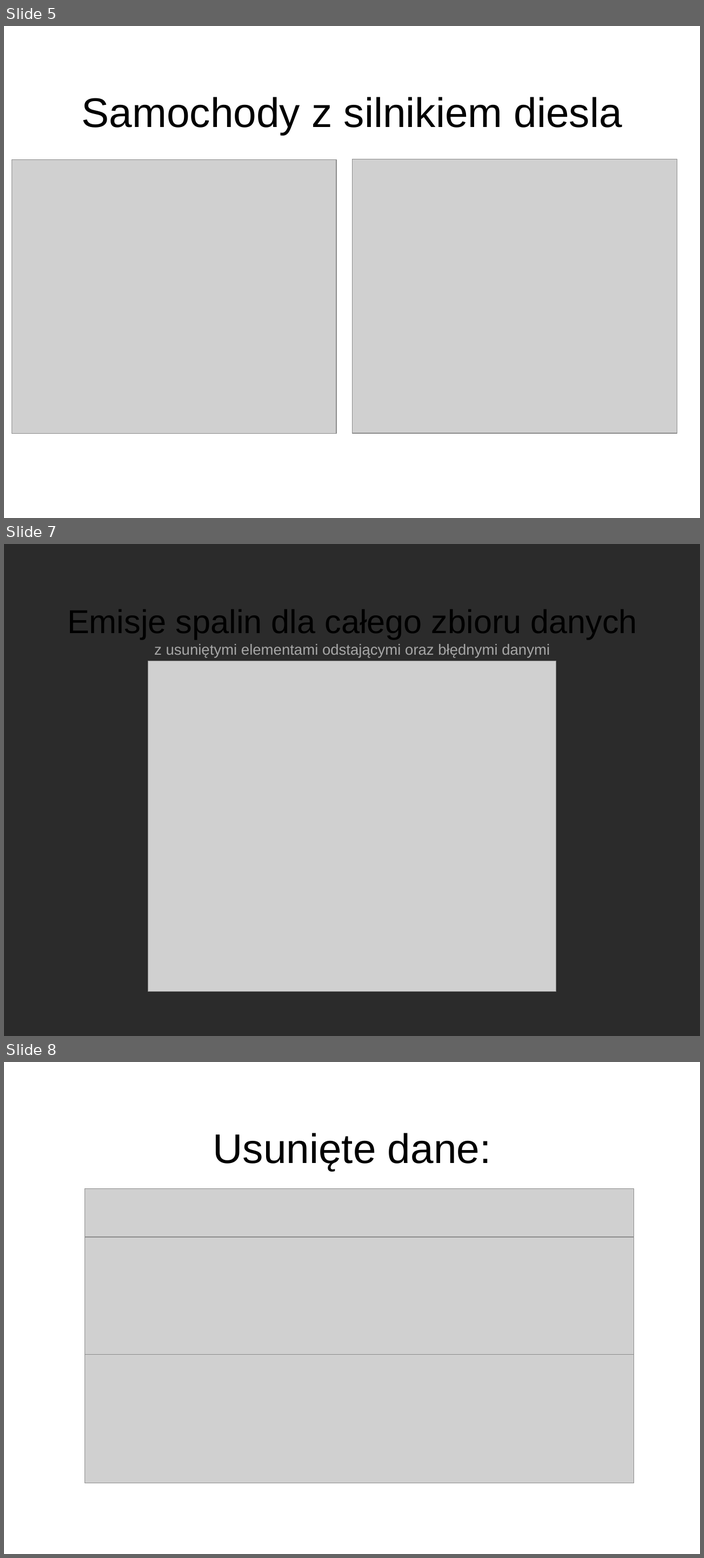
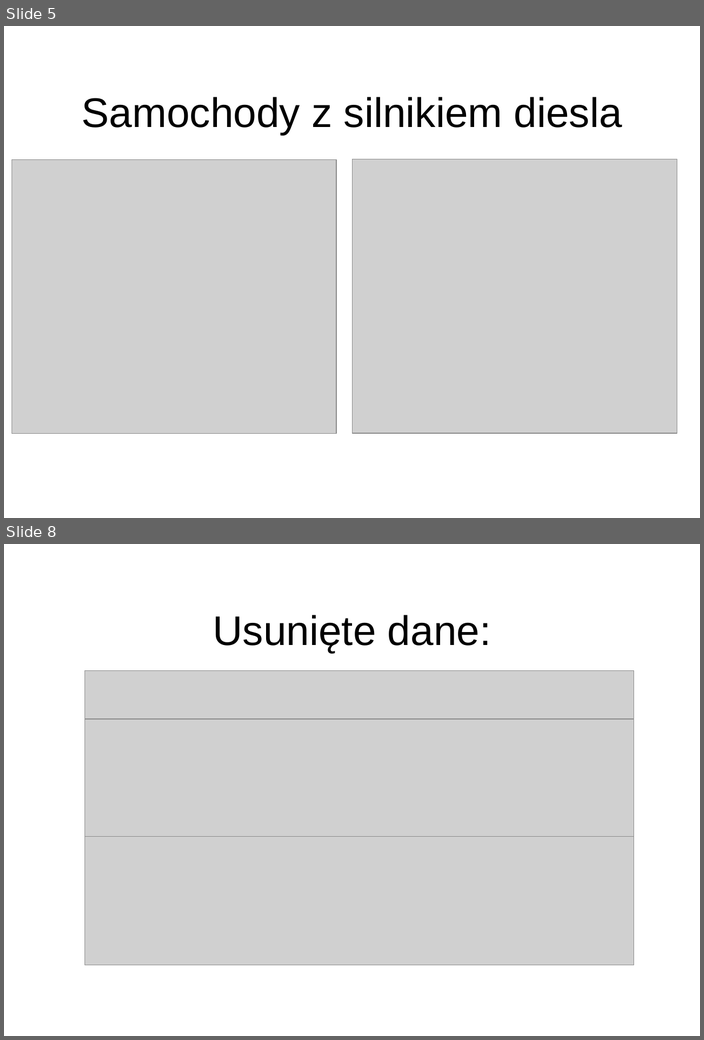
Before and after one commit to michalloska/DataExploration_Project, a slide deck: prezentacja.ppt. Shown one above the other, each under a label of ours: slides 5, 7 and 8 before the commit, slides 5 and 8 after it; the slides between them are not shown. The pictures are 704x1558 and 704x1040 pixels, drawn with LibreOffice and Linux fonts; fonts in the diff are those of the drawing; grey boxes stand for pictures; background and template pictures are left out; a plain dark background stands for a picture behind light text. Boxes give left, top, right and bottom in pixels: in the first picture for what was removed or moved away, otherwise in the second. Text is boxed around its words. In the diff, an @@ line names an element or a change of style, - is before the commit and + after.

```diff
--- a/prezentacja.ppt
+++ b/prezentacja.ppt
@@ slide 7 removed at [4,544,700,1036], background picture (left out) @@
@@ title removed at [67,609,637,657] @@
-Emisje spalin dla całego zbioru danych
-z usuniętymi elementami odstającymi oraz błędnymi danymi
@@ picture removed at [148,661,555,991] @@
```
Also in this commit, not shown: 4 slides changed, 1 slide added, 1 other slide removed, 2 other files.
